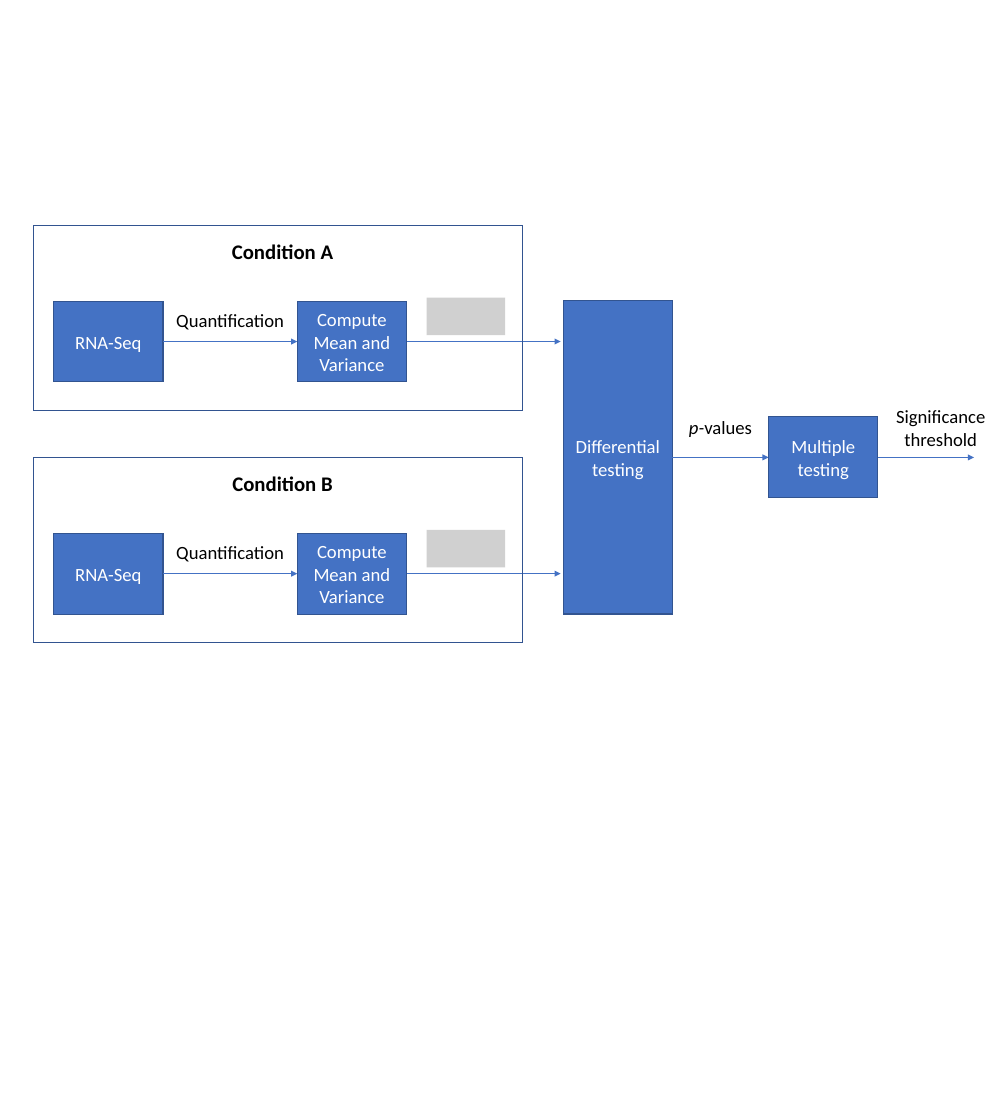
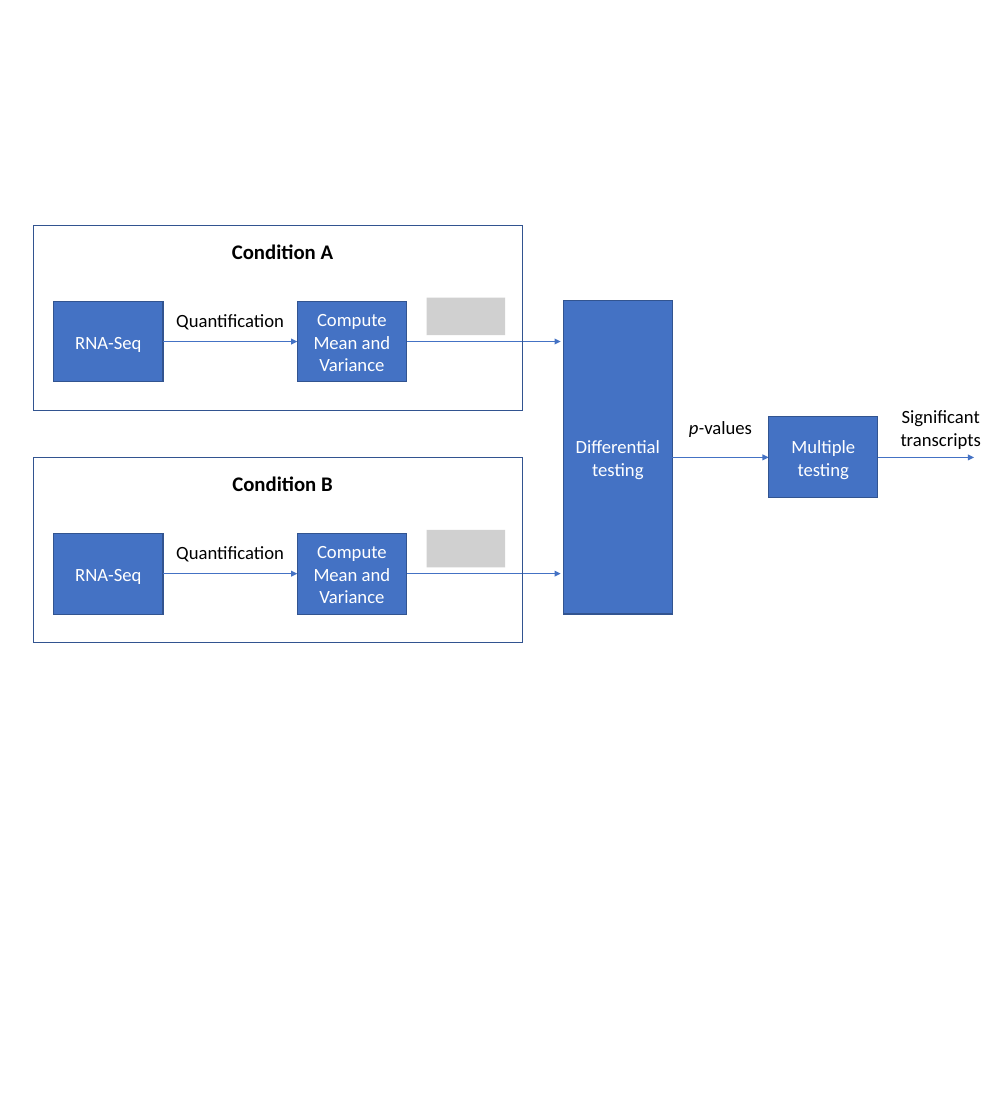
Before and after one commit to data-science-sequencing/data-science-sequencing.github.io, a slide deck: slide 1 of Win2018/assets/lecture17/lecture17.pptx. Drawn at 996x1120 pixels with LibreOffice and Linux fonts; fonts in the diff are those of the drawing; grey boxes stand for pictures. Boxes give left, top, right and bottom in pixels: in the first picture for what was removed or moved away, otherwise in the second. Text is boxed around its words. In the diff, an @@ line names an element or a change of style, - is before the commit and + after.

```diff
--- a/Win2018/assets/lecture17/lecture17.pptx
+++ b/Win2018/assets/lecture17/lecture17.pptx
@@ text at (x1=901, y1=410, x2=981, y2=449): text changed @@
-Significance threshold
+Significant transcripts
```
Also in this commit, not shown: 4 other files.
